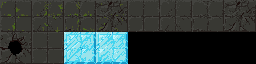
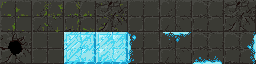
Two versions of the same layered image (w=256, h=64). Layer-by-layer changes:
added layer "Layer 13" above "Layer 7" over (128, 32, 256, 64)
painted on "Layer 7" over (0, 0, 256, 64)
